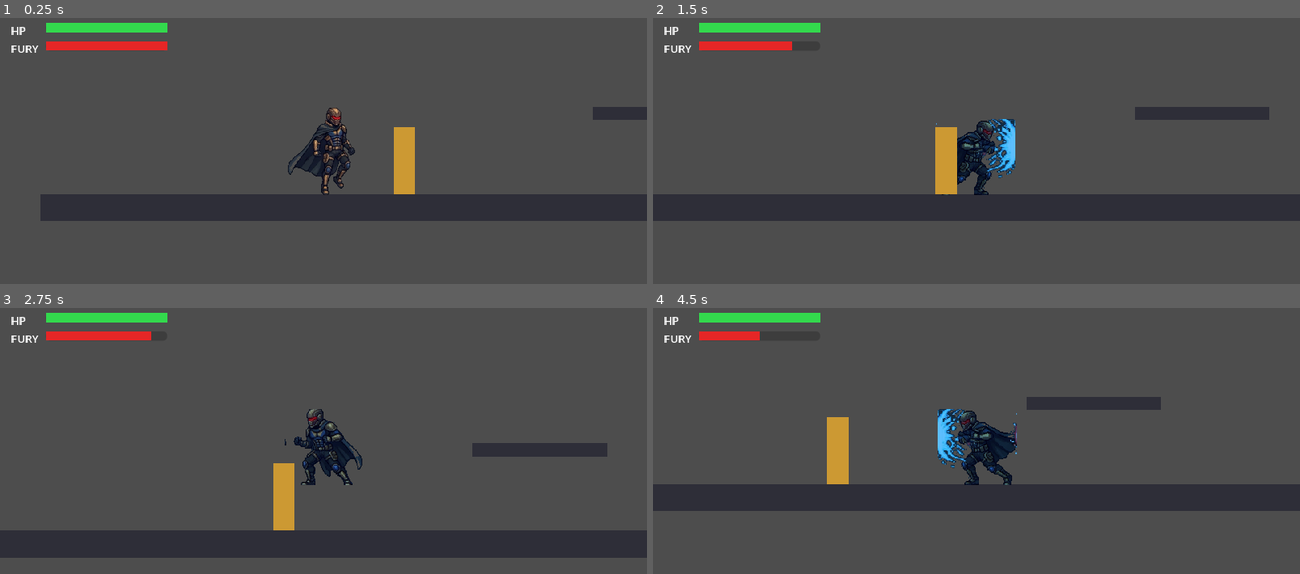
Above: before the commit, frames 1-4 (two rows, left to right).
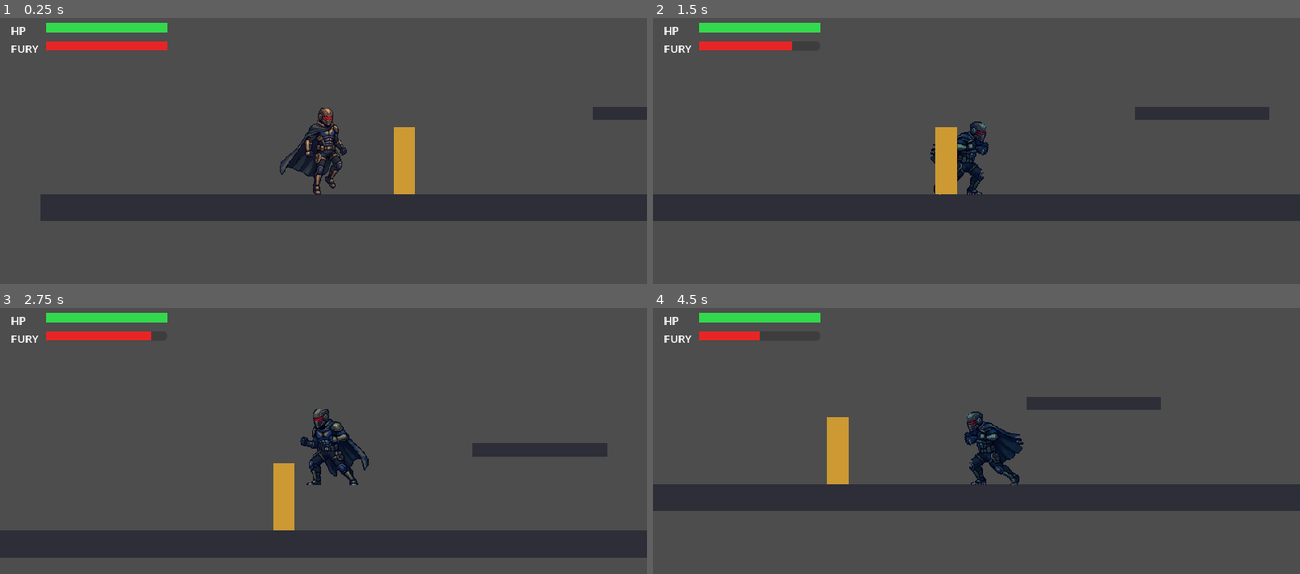
Above: after the commit, the same moments.

Repository: ZAnt214/Superhero-
Game: Godot game, scene res://scenes/demo.tscn
The game is run twice, just before and just after one commit, with the same random seed, the same clock (stepped at 60 frames per second) and the same inputs.
Inputs (mouse positions are in pixels of both pictures, inside the frame that each line leads up to):
- Up to frame 1 (0.25 s): no input
- Up to frame 2 (1.5 s): move the mouse to (1118, 174) at 0.52 s; hold K (punch) 0.53-1.28 s; hold D (move_right) from 0.53 s (still down); tap Shift (fly) at 0.6 s; click (1118, 174) at 0.67 s; tap Space (jump) at 0.77 s; move the mouse to (847, 212) at 1.27 s; tap K (punch) at 1.35 s
- Up to frame 3 (2.75 s): tap Space (jump) at 1.52 s; tap Shift (fly) at 1.55, 2.1 s; move the mouse to (388, 403) at 2.02 s; release D (move_right) at 2.03 s; hold A (move_left) from 2.03 s (still down); hold K (punch) from 2.03 s (still down)
- Up to frame 4 (4.5 s): move the mouse to (944, 558) at 2.77 s; release A (move_left) at 2.78 s; release K (punch) at 2.78 s; hold D (move_right) 2.78-4.28 s; tap J (laser) at 2.85 s; click (944, 558) at 2.92 s; tap Space (jump) at 3.02, 3.77 s; tap Shift (fly) at 3.05 s; move the mouse to (1170, 539) at 3.52 s; hold K (punch) 3.53-4.28 s; move the mouse to (782, 430) at 4.27 s; hold A (move_left) from 4.28 s (still down); tap F at 4.35 s

The runs differ from the first frame. In frame 1, 1.4% of the frame differs, in the area x 43-55%, y 33-67%; in frame 2, 1.5%; in frame 3, 1.2%; in frame 4, 1.8%, in the area x 44-58%, y 37-67%.

Commit message:
Fix Kane animation glitches and clipped FX
Strip baked FX that were cut by the source sheet cells and redraw them in code
(flight thrust, fist burst), tatter cape edges cut by cells, align all frames by
head/feet so switching animations no longer pops, add hysteresis to the
moving/idle switch, use idle-based run on the ground and tuck poses for jumps.

Co-Authored-By: Claude Opus 5.5 <noreply@anthropic.com>
Claude-Session: https://claude.ai/code/session_01RFAz5oRMDjrnQzLnd8hF4h

Diff:
--- /dev/null
+++ b/assets/kane/kane_points.json
@@ -0,0 +1,148 @@
+{
+ "frame": {
+  "w": 224,
+  "h": 144,
+  "origin_x": 112,
+  "origin_y": 140
+ },
+ "points": {
+  "idle": [
+   {
+    "eye": [
+     6,
+     -114
+    ],
+    "fist": [
+     28,
+     -71
+    ],
+    "top": -129
+   },
+   {
+    "eye": [
+     6,
+     -114
+    ],
+    "fist": [
+     28,
+     -71
+    ],
+    "top": -129
+   },
+   {
+    "eye": [
+     7,
+     -114
+    ],
+    "fist": [
+     31,
+     -70
+    ],
+    "top": -129
+   },
+   {
+    "eye": [
+     6,
+     -114
+    ],
+    "fist": [
+     29,
+     -71
+    ],
+    "top": -129
+   }
+  ],
+  "punch": [
+   {
+    "eye": [
+     6,
+     -97
+    ],
+    "fist": [
+     34,
+     -64
+    ],
+    "top": -112
+   },
+   {
+    "eye": [
+     6,
+     -93
+    ],
+    "fist": [
+     52,
+     -72
+    ],
+    "top": -110
+   },
+   {
+    "eye": [
+     6,
+     -92
+    ],
+    "fist": [
+     17,
+     -71
+    ],
+    "top": -108
+   },
+   {
+    "eye": [
+     6,
+     -94
+    ],
+    "fist": [
+     30,
+     -66
+    ],
+    "top": -110
+   }
+  ],
+  "move": [
+   {
+    "eye": [
+     8,
+     -114
+    ],
+    "fist": [
+     12,
+     -109
+    ],
+    "top": -129
+   },
+   {
+    "eye": [
+     7,
+     -114
+    ],
+    "fist": [
+     12,
+     -91
+    ],
+    "top": -129
+   },
+   {
+    "eye": [
+     8,
+     -114
+    ],
+    "fist": [
+     13,
+     -92
+    ],
+    "top": -129
+   },
+   {
+    "eye": [
+     7,
+     -114
+    ],
+    "fist": [
+     12,
+     -95
+    ],
+    "top": -129
+   }
+  ]
+ }
+}
--- a/assets/kane/kanepack001.json
+++ b/assets/kane/kanepack001.json
@@ -4,15 +4,15 @@
   "class": "Anti-Hero",
   "alignment": "Chaotic Neutral",
   "meta": {
-    "size": { "w": 192, "h": 144 },
-    "origin": { "x": 96, "y": 140 },
+    "size": { "w": 224, "h": 144 },
+    "origin": { "x": 112, "y": 140 },
     "art_style": "High-Res 16-bit",
     "platform": "Universal Pixel Art"
   },
   "animations": {
     "idle": { "frames": [1, 2, 3, 4], "fps": 8 },
     "run_flight": { "frames": [5, 6, 7, 8], "fps": 12 },
-    "attack": { "frames": [9, 10, 11, 12, 13], "sequence": "combine", "type": "Laser Blast & Power Punch", "fps": 12 }
+    "attack": { "frames": [9, 10, 11, 12], "sequence": "combine", "type": "Laser Blast & Power Punch", "fps": 12 }
   },
   "powers": {
     "primary": "Super Strength",
--- a/scripts/kane/kane_player.gd
+++ b/scripts/kane/kane_player.gd
@@ -51,7 +51,7 @@
 @export var flight_fury_cost := 0.0     ## por segundo (0 = voo grátis)
 
 @export_group("Laser Eyes")
-@export var eye_offset := Vector2(15, -97)   ## relativo aos pés, a olhar para a direita
+@export var eye_offset := Vector2(12, -97)   ## relativo aos pés, a olhar para a direita
 @export var laser_range := 640.0
 @export var laser_windup := 0.12
 @export var laser_dps := 45.0
@@ -459,13 +459,15 @@
 				f = 3
 			_show_frame(A_PUNCH, f)
 		_:
-			if absf(velocity.x) > 25.0 or (not is_on_floor() and not is_flying):
+			# voo em deslocação usa run_flight; no chão a corrida usa o idle mais rápido
+			# (a sheet não tem ciclo de corrida e os frames de voo no chão parecem um erro)
+			if is_flying and velocity.length() > 45.0:
 				_play(A_RUN)
-				_sprite.speed_scale = clampf(absf(velocity.x) / run_speed, 0.6, 1.4) \
-					if is_on_floor() and not is_flying else 1.0
+				_sprite.speed_scale = 1.0
 			else:
 				_play(A_IDLE)
-				_sprite.speed_scale = 1.0
+				var running := is_on_floor() and absf(velocity.x) > 45.0
+				_sprite.speed_scale = 1.5 if running else 1.0
 
 
 func _play(anim: StringName) -> void:
--- a/scripts/kane/kane_sprite_loader.gd
+++ b/scripts/kane/kane_sprite_loader.gd
@@ -9,24 +9,25 @@
 ##   "attack_laser"  <- attack sheet, colunas LASER_COLS
 ##   "attack_punch"  <- attack sheet, colunas PUNCH_COLS
 
-## Colunas da attack sheet (0-based): 0 = guarda, 1 = soco a sair,
-## 2 = impacto, 3 = onda de choque, 4 = regresso à guarda.
+## Colunas da attack sheet (0-based): 0 = guarda, 1 = braço esticado, 2 = recuo, 3 = regresso.
+## A animação "attack_punch" tem 5 frames: guarda, esticado (impacto), esticado
+## (follow-through), recuo, regresso. Os FX (explosão, onda de choque) são desenhados em código.
 ## O laser usa a pose de guarda; o feixe é desenhado pelo KanePlayer.
 const LASER_COLS: Array[int] = [0, 0]
-const PUNCH_COLS: Array[int] = [0, 1, 2, 3, 4]
+const PUNCH_COLS: Array[int] = [0, 1, 1, 2, 3]
 
-var frame_size := Vector2i(192, 144)
-var origin := Vector2(96, 140)  # pés do personagem dentro do frame
+var frame_size := Vector2i(224, 144)
+var origin := Vector2(112, 140)  # pés do personagem dentro do frame
 
 
 func build(json_path: String, idle_sheet: Texture2D, run_sheet: Texture2D, attack_sheet: Texture2D) -> SpriteFrames:
 	var data := _read_json(json_path)
 	var meta: Dictionary = data.get("meta", {})
 	var size: Dictionary = meta.get("size", {})
-	frame_size = Vector2i(int(size.get("w", 192)), int(size.get("h", 144)))
+	frame_size = Vector2i(int(size.get("w", 224)), int(size.get("h", 144)))
 	var o: Dictionary = meta.get("origin", {})
 	# O pack original tem "origin": {"x": 32, "h": 120} — aceitamos "y" ou "h".
-	origin = Vector2(float(o.get("x", 96)), float(o.get("y", o.get("h", 140))))
+	origin = Vector2(float(o.get("x", 112)), float(o.get("y", o.get("h", 140))))
 
 	var anims: Dictionary = data.get("animations", {})
 	var idle: Dictionary = anims.get("idle", {})
@@ -40,7 +41,7 @@
 		_count(idle, 4), float(idle.get("fps", 8)), true, [])
 	_add_strip(frames, &"run_flight", _or_placeholder(run_sheet, 4, Color(0.3, 0.35, 0.6)),
 		_count(run, 4), float(run.get("fps", 12)), true, [])
-	var atk := _or_placeholder(attack_sheet, 5, Color(0.7, 0.25, 0.25))
+	var atk := _or_placeholder(attack_sheet, 4, Color(0.7, 0.25, 0.25))
 	var atk_fps := float(attack.get("fps", 12))
 	_add_strip(frames, &"attack_laser", atk, 0, atk_fps, false, LASER_COLS)
 	_add_strip(frames, &"attack_punch", atk, 0, atk_fps, false, PUNCH_COLS)
Binary file changed: assets/kane/attack_sheet.png
Binary file changed: assets/kane/idle_sheet.png
Binary file changed: assets/kane/run_flight_sheet.png
Binary file added: web/kane_atlas.png
